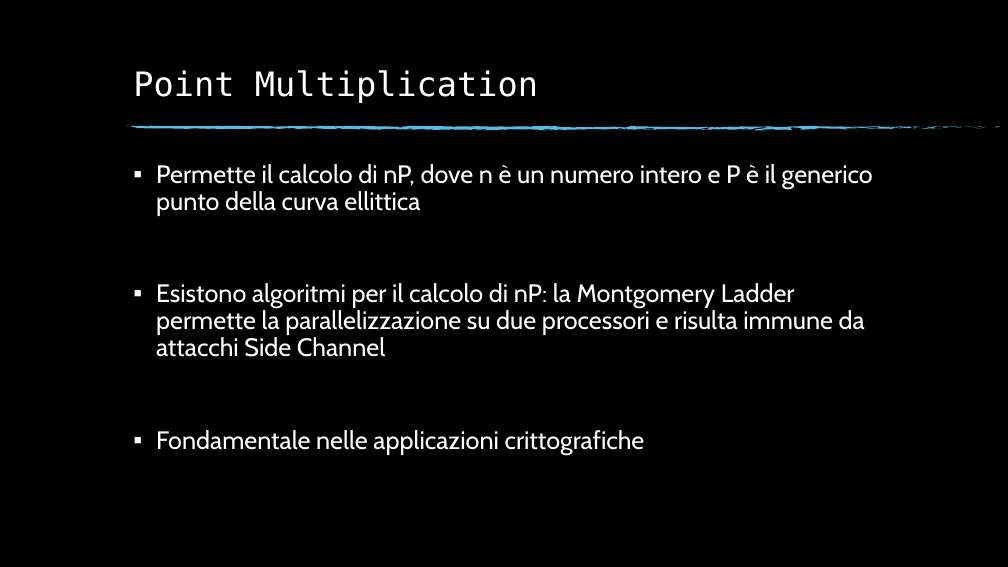
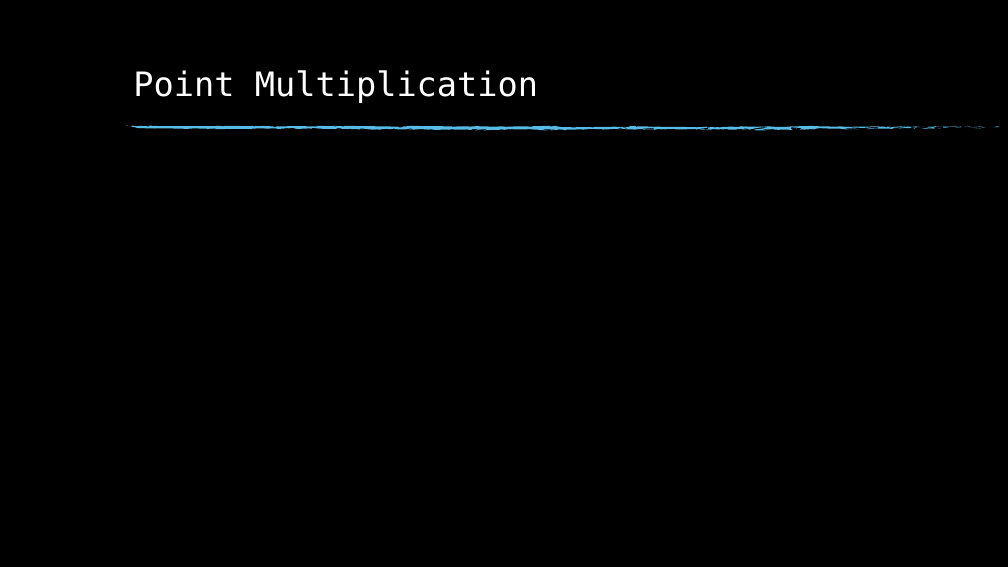
Before and after one commit to Mark692/ECC, a slide deck: slide 16 of ECC001.pptx (slide 15 before the commit). Drawn at 1008x567 pixels with LibreOffice and Linux fonts; fonts in the diff are those of the drawing; grey boxes stand for pictures; background and template pictures are left out. Boxes give left, top, right and bottom in pixels: in the first picture for what was removed or moved away, otherwise in the second. Text is boxed around its words. In the diff, an @@ line names an element or a change of style, - is before the commit and + after.

```diff
--- a/ECC001.pptx
+++ b/ECC001.pptx
@@ text removed at (156, 164, 873, 455) @@
-▪ Permette il calcolo di nP, dove n è un numero intero e P è il generico punto della curva ellittica
-▪ Esistono algoritmi per il calcolo di nP: la Montgomery Ladder permette la parallelizzazione su due processori e risulta immune da attacchi Side Channel
-▪ Fondamentale nelle applicazioni crittografiche
```
Also in this commit, not shown: 5 other slides changed, 11 slides added, 1 slide removed.
